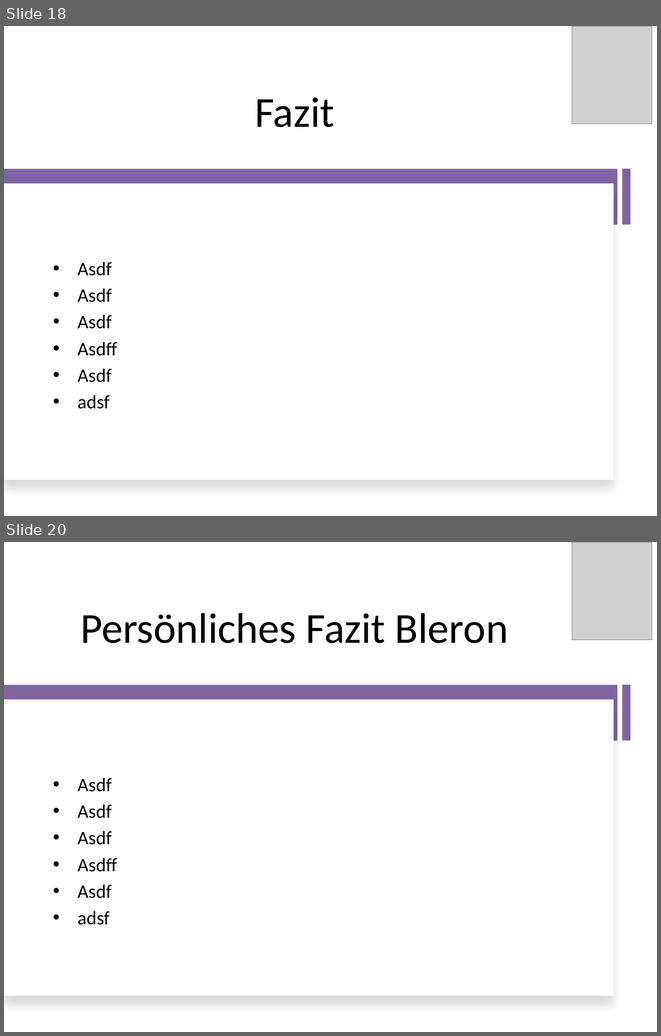
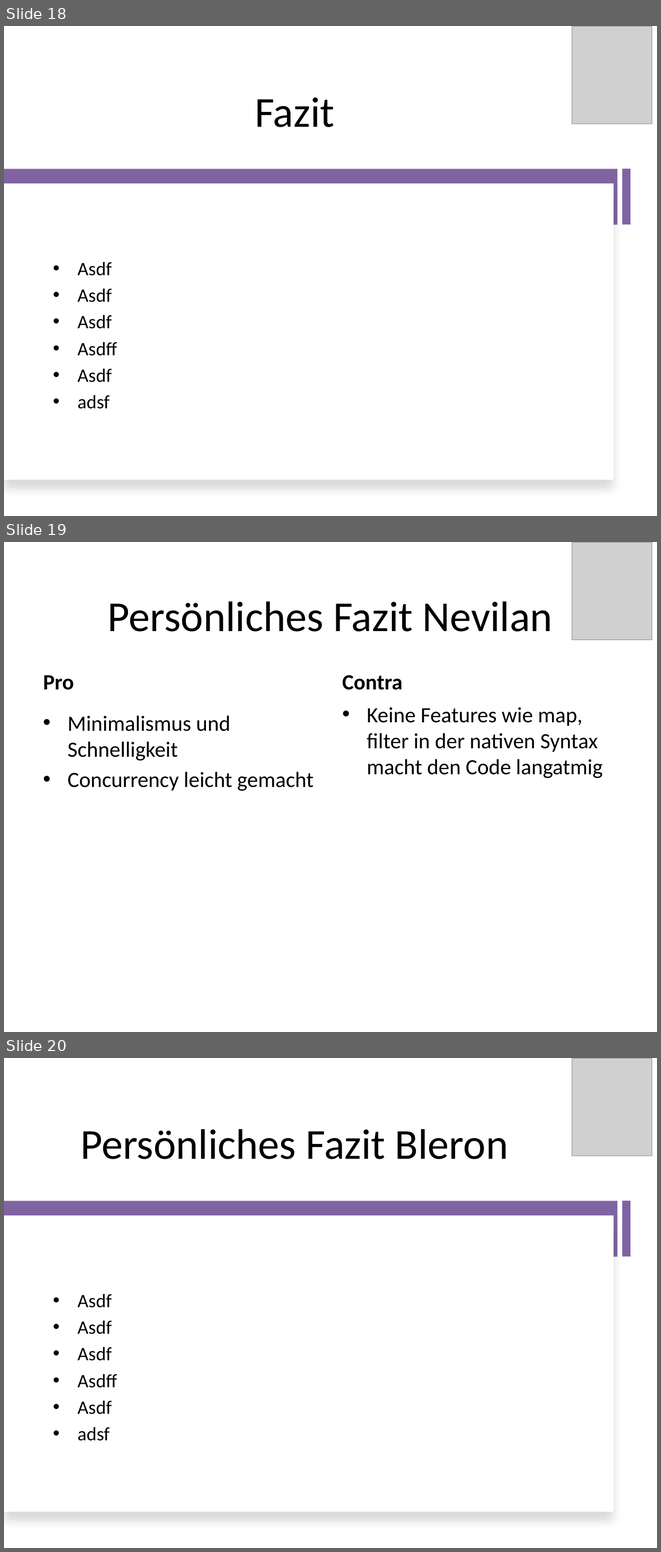
Before and after one commit to RatedNextGen/pcp-go, a slide deck: presentation/GO-Präsi.pptx. Shown one above the other, each under a label of ours: slides 18 and 20 before the commit, slides 18, 19 and 20 after it; the slides between them are not shown. The pictures are 661x1036 and 661x1552 pixels, drawn with LibreOffice and Linux fonts; fonts in the diff are those of the drawing; grey boxes stand for pictures. Boxes give left, top, right and bottom in pixels: in the first picture for what was removed or moved away, otherwise in the second. Text is boxed around its words. In the diff, an @@ line names an element or a change of style, - is before the commit and + after.

```diff
--- a/presentation/GO-Präsi.pptx
+++ b/presentation/GO-Präsi.pptx
@@ slide 19 added at (4, 542, 657, 1032), background #FFFFFF @@
@@ picture added at (572, 542, 652, 640) @@
@@ title added at (108, 601, 552, 632), 47 pt, text #000000 @@
+Persönliches Fazit Nevilan
@@ text added at (43, 675, 74, 690), 24 pt, text #000000, bold @@
+Pro
@@ text added at (342, 675, 403, 690), 24 pt, text #000000, bold @@
+Contra
@@ text added at (68, 715, 314, 791), 24 pt, text #000000 @@
+• Minimalismus und Schnelligkeit
+• Concurrency leicht gemacht
@@ text added at (367, 707, 603, 778), 24 pt, text #000000 @@
+• Keine Features wie map, filter in der nativen Syntax macht den Code langatmig
```
Also in this commit, not shown: 2 slides changed, 1 slide removed, 1 other file.
